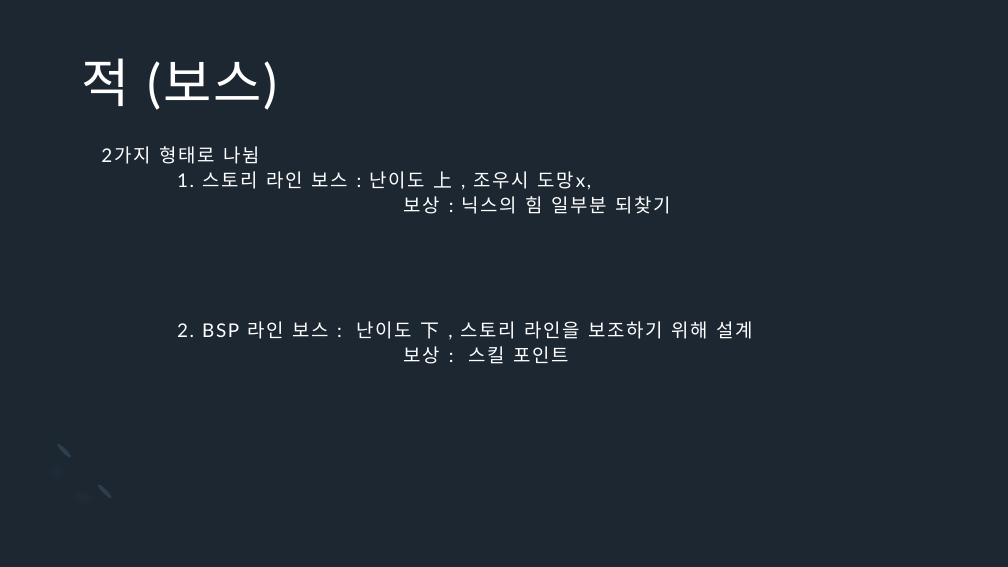
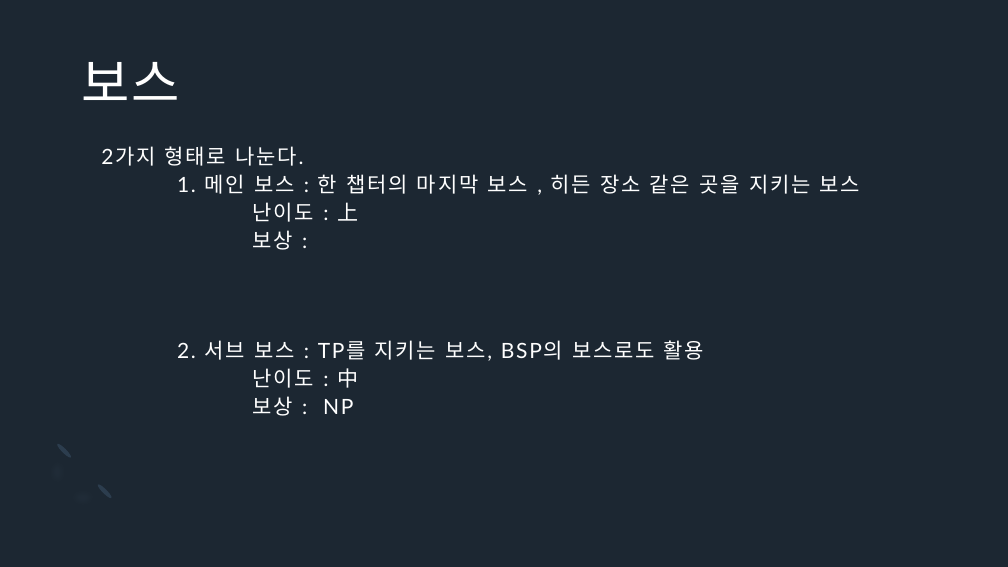
Before and after one commit to Icloy/2D_Roguelike, a slide deck: slide 17 of 기획서.pptx (slide 13 before the commit). Drawn at 1008x567 pixels with LibreOffice and Linux fonts; fonts in the diff are those of the drawing. Boxes give left, top, right and bottom in pixels: in the first picture for what was removed or moved away, otherwise in the second. Text is boxed around its words. In the diff, an @@ line names an element or a change of style, - is before the commit and + after.

```diff
--- a/기획서.pptx
+++ b/기획서.pptx
@@ text at (81, 62, 179, 100): text changed @@
-적 (보스)
+보스
@@ title at (101, 146, 860, 416): text changed; size 18 to 20 pt @@
-2가지 형태로 나뉨
-1. 스토리 라인 보스 : 난이도 上 , 조우시 도망x,
-보상 : 닉스의 힘 일부분 되찾기
-2. BSP 라인 보스 : 난이도 下 , 스토리 라인을 보조하기 위해 설계
-보상 : 스킬 포인트
+2가지 형태로 나눈다.
+1. 메인 보스 : 한 챕터의 마지막 보스 , 히든 장소 같은 곳을 지키는 보스
+난이도 : 上
+보상 :
+2. 서브 보스 : TP를 지키는 보스, BSP의 보스로도 활용
+난이도 : 中
+보상 : NP
```
Also in this commit, not shown: 14 other slides changed, 5 slides added, 1 slide removed.
